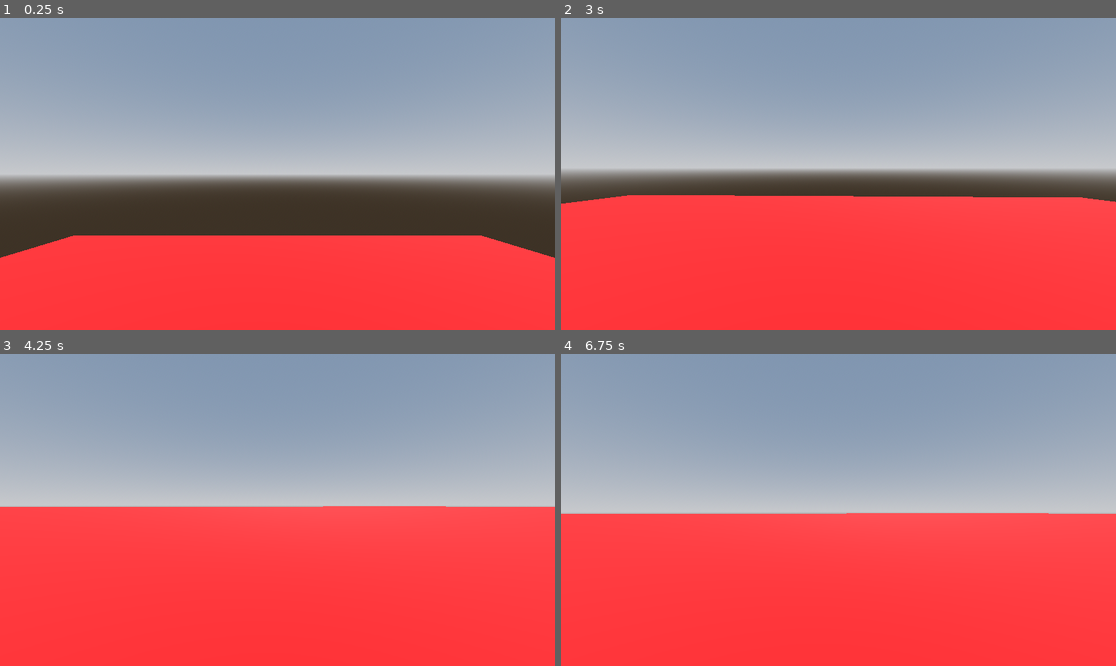
Above: before the commit, frames 1-4 (two rows, left to right).
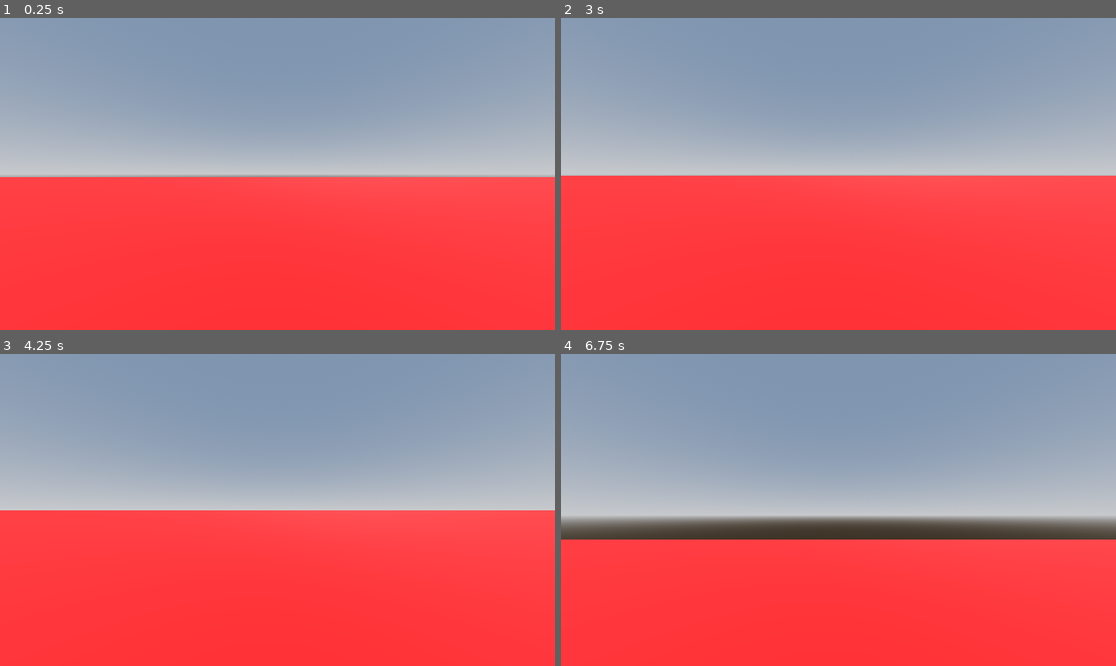
Above: after the commit, the same moments.

Repository: SanAndreasDOT/Game-Design-II
Game: Godot game, scene res://scene_3d.tscn
The game is run twice, just before and just after one commit, with the same random seed, the same clock (stepped at 60 frames per second) and the same inputs. This scene is started directly instead of the project's main scene.
Inputs (mouse positions are in pixels of both pictures, inside the frame that each line leads up to):
- Up to frame 1 (0.25 s): no input
- Up to frame 2 (3 s): tap Enter (ui_accept) at 0.5, 0.77, 1.52 s; move the mouse to (866, 174) at 0.52 s; hold Up (ui_up) from 0.53 s (still down); move the mouse to (810, 174) at 1.27 s; move the mouse to (849, 167) at 2.02 s; move the mouse to (832, 180) at 2.77 s
- Up to frame 3 (4.25 s): keep holding Up (ui_up); tap Enter (ui_accept) at 3.02, 3.77 s; move the mouse to (316, 513) at 3.52 s; tap Escape (ui_cancel) at 4.15 s
- Up to frame 4 (6.75 s): tap Enter (ui_accept) at 4.25, 4.52, 5.75, 6.02 s; move the mouse to (794, 506) at 4.27 s; move the mouse to (844, 510) at 5.02 s; move the mouse to (816, 503) at 5.77 s; release Up (ui_up) at 5.78 s; hold Right (ui_right) 5.78-6.53 s; move the mouse to (866, 510) at 6.52 s; hold Up (ui_up) from 6.53 s (still down)

The runs differ from the first frame. In frame 1, 20% of the frame differs, in the area x 0-100%, y 51-77%; in frame 2, 8.7%; in frame 3, 1.2%; in frame 4, 8.4%.

Commit message:
Update of 2/8
Changes to 3D Map

Diff:
--- a/Player3D.gd
+++ b/Player3D.gd
@@ -1,8 +1,8 @@
 extends CharacterBody3D
 
 
-const SPEED = 10.0
-const JUMP_VELOCITY = 10.5
+const SPEED = 1000
+const JUMP_VELOCITY = 250
 
 # Get the gravity from the project settings to be synced with RigidBody nodes.
 var gravity = ProjectSettings.get_setting("physics/3d/default_gravity")
@@ -31,12 +31,20 @@
 	else:
 		velocity.x = move_toward(velocity.x, 0, SPEED)
 		velocity.z = move_toward(velocity.z, 0, SPEED)
+	if Input.is_action_just_pressed("ui_cancel"):
+		if Input.get_mouse_mode() == Input.MOUSE_MODE_CAPTURED:
+			Input.set_mouse_mode(Input.MOUSE_MODE_VISIBLE)
+		else:
+			Input.set_mouse_mode(Input.MOUSE_MODE_CAPTURED)
+	move_and_slide()
 
-	move_and_slide()
-	Input.set_mouse_mode(Input.MOUSE_MODE_CAPTURED)
+func _ready():
+	Input.get_mouse_mode() == Input.MOUSE_MODE_CAPTURED
+
+
 
 func _unhandled_input(event):
-	if event is InputEventMouseMotion:
+	if event is InputEventMouseMotion and Input.get_mouse_mode() == Input.MOUSE_MODE_CAPTURED:
 		self.rotate_y(-event.relative.x * (CAM_SENSITIVITY / 10.0))
 		camera.rotate_x(-event.relative.y * (CAM_SENSITIVITY / 10.0))
 		camera.rotation.x = clamp(camera.rotation.x, deg_to_rad(-40), deg_to_rad(60))
--- a/project.godot
+++ b/project.godot
@@ -15,6 +15,41 @@
 config/features=PackedStringArray("4.1", "Forward Plus")
 config/icon="res://icon.svg"
 
+[input]
+
+ui_left={
+"deadzone": 0.5,
+"events": [Object(InputEventKey,"resource_local_to_scene":false,"resource_name":"","device":0,"window_id":0,"alt_pressed":false,"shift_pressed":false,"ctrl_pressed":false,"meta_pressed":false,"pressed":false,"keycode":4194319,"physical_keycode":0,"key_label":0,"unicode":0,"echo":false,"script":null)
+, Object(InputEventJoypadButton,"resource_local_to_scene":false,"resource_name":"","device":0,"button_index":13,"pressure":0.0,"pressed":false,"script":null)
+, Object(InputEventJoypadMotion,"resource_local_to_scene":false,"resource_name":"","device":0,"axis":0,"axis_value":-1.0,"script":null)
+, Object(InputEventKey,"resource_local_to_scene":false,"resource_name":"","device":-1,"window_id":0,"alt_pressed":false,"shift_pressed":false,"ctrl_pressed":false,"meta_pressed":false,"pressed":false,"keycode":0,"physical_keycode":65,"key_label":0,"unicode":97,"echo":false,"script":null)
+]
+}
+ui_right={
+"deadzone": 0.5,
+"events": [Object(InputEventKey,"resource_local_to_scene":false,"resource_name":"","device":0,"window_id":0,"alt_pressed":false,"shift_pressed":false,"ctrl_pressed":false,"meta_pressed":false,"pressed":false,"keycode":4194321,"physical_keycode":0,"key_label":0,"unicode":0,"echo":false,"script":null)
+, Object(InputEventJoypadButton,"resource_local_to_scene":false,"resource_name":"","device":0,"button_index":14,"pressure":0.0,"pressed":false,"script":null)
+, Object(InputEventJoypadMotion,"resource_local_to_scene":false,"resource_name":"","device":0,"axis":0,"axis_value":1.0,"script":null)
+, Object(InputEventKey,"resource_local_to_scene":false,"resource_name":"","device":-1,"window_id":0,"alt_pressed":false,"shift_pressed":false,"ctrl_pressed":false,"meta_pressed":false,"pressed":false,"keycode":0,"physical_keycode":68,"key_label":0,"unicode":100,"echo":false,"script":null)
+]
+}
+ui_up={
+"deadzone": 0.5,
+"events": [Object(InputEventKey,"resource_local_to_scene":false,"resource_name":"","device":0,"window_id":0,"alt_pressed":false,"shift_pressed":false,"ctrl_pressed":false,"meta_pressed":false,"pressed":false,"keycode":4194320,"physical_keycode":0,"key_label":0,"unicode":0,"echo":false,"script":null)
+, Object(InputEventJoypadButton,"resource_local_to_scene":false,"resource_name":"","device":0,"button_index":11,"pressure":0.0,"pressed":false,"script":null)
+, Object(InputEventJoypadMotion,"resource_local_to_scene":false,"resource_name":"","device":0,"axis":1,"axis_value":-1.0,"script":null)
+, Object(InputEventKey,"resource_local_to_scene":false,"resource_name":"","device":-1,"window_id":0,"alt_pressed":false,"shift_pressed":false,"ctrl_pressed":false,"meta_pressed":false,"pressed":false,"keycode":0,"physical_keycode":87,"key_label":0,"unicode":119,"echo":false,"script":null)
+]
+}
+ui_down={
+"deadzone": 0.5,
+"events": [Object(InputEventKey,"resource_local_to_scene":false,"resource_name":"","device":0,"window_id":0,"alt_pressed":false,"shift_pressed":false,"ctrl_pressed":false,"meta_pressed":false,"pressed":false,"keycode":4194322,"physical_keycode":0,"key_label":0,"unicode":0,"echo":false,"script":null)
+, Object(InputEventJoypadButton,"resource_local_to_scene":false,"resource_name":"","device":0,"button_index":12,"pressure":0.0,"pressed":false,"script":null)
+, Object(InputEventJoypadMotion,"resource_local_to_scene":false,"resource_name":"","device":0,"axis":1,"axis_value":1.0,"script":null)
+, Object(InputEventKey,"resource_local_to_scene":false,"resource_name":"","device":-1,"window_id":0,"alt_pressed":false,"shift_pressed":false,"ctrl_pressed":false,"meta_pressed":false,"pressed":false,"keycode":0,"physical_keycode":83,"key_label":0,"unicode":115,"echo":false,"script":null)
+]
+}
+
 [rendering]
 
 renderer/rendering_method="gl_compatibility"
--- a/scene_3d.tscn
+++ b/scene_3d.tscn
@@ -15,7 +15,7 @@
 tonemap_mode = 2
 
 [sub_resource type="PlaneMesh" id="PlaneMesh_blv12"]
-size = Vector2(500, 500)
+size = Vector2(500000, 500000)
 
 [sub_resource type="StandardMaterial3D" id="StandardMaterial3D_2gkjr"]
 albedo_color = Color(0.952941, 0, 0, 1)
@@ -47,6 +47,12 @@
 size = Vector3(32.7479, 2.77735, 32.8924)
 material = SubResource("StandardMaterial3D_d6dkh")
 
+[node name="CSGBox3D2" type="CSGBox3D" parent="."]
+transform = Transform3D(1, 0, 0, 0, 1, 0, 0, 0, 1, 58.9266, 8.03792, -35.9977)
+use_collision = true
+size = Vector3(32.7479, 2.77735, 32.8924)
+material = SubResource("StandardMaterial3D_d6dkh")
+
 [node name="Player3D" type="CharacterBody3D" parent="."]
 transform = Transform3D(1, 0, 0, 0, 1, 0, 0, 0, 1, 0, 60.4189, 0)
 script = ExtResource("1_06xfp")
@@ -61,3 +67,4 @@
 
 [node name="Camera3D" type="Camera3D" parent="Player3D"]
 transform = Transform3D(1, 0, 0, 0, 1, 0, 0, 0, 1, 0.0388739, 15.4222, -0.0476331)
+fov = 90.0
